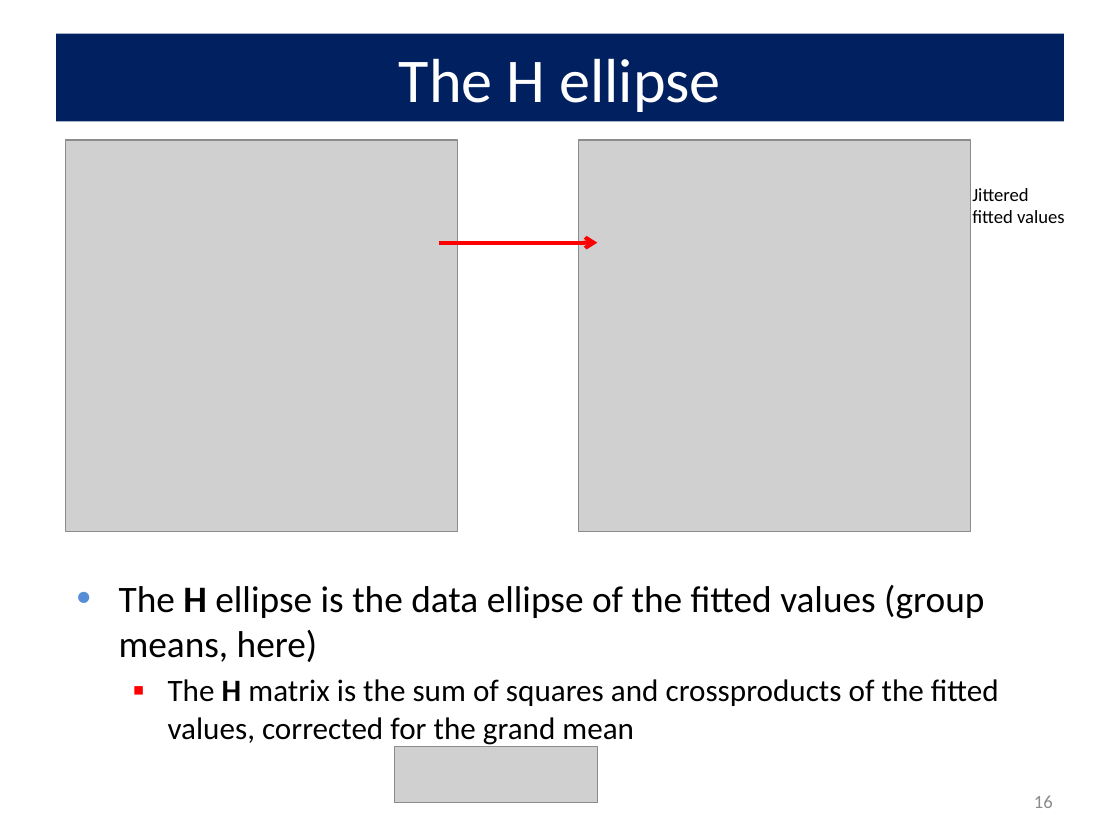
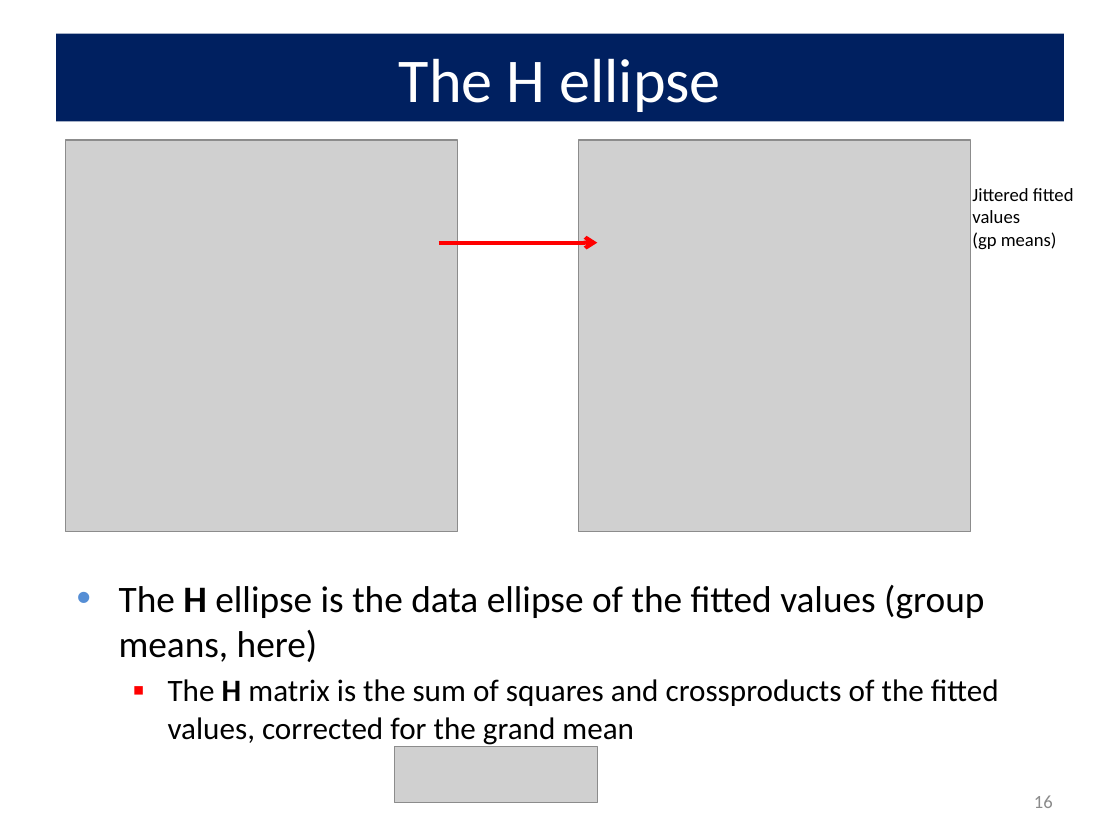
Before and after one commit to friendly/VisMLM-course, a slide deck: slide 16 of lectures/lecture2.pptx. Drawn at 1120x840 pixels with LibreOffice and Linux fonts; fonts in the diff are those of the drawing; grey boxes stand for pictures. Boxes give left, top, right and bottom in pixels: in the first picture for what was removed or moved away, otherwise in the second. Text is boxed around its words. In the diff, an @@ line names an element or a change of style, - is before the commit and + after.

```diff
--- a/lectures/lecture2.pptx
+++ b/lectures/lecture2.pptx
@@ text at [972,232,1057,250]: paragraph added @@
+(gp means)
```
Also in this commit, not shown: 2 other slides changed, 25 other files.
